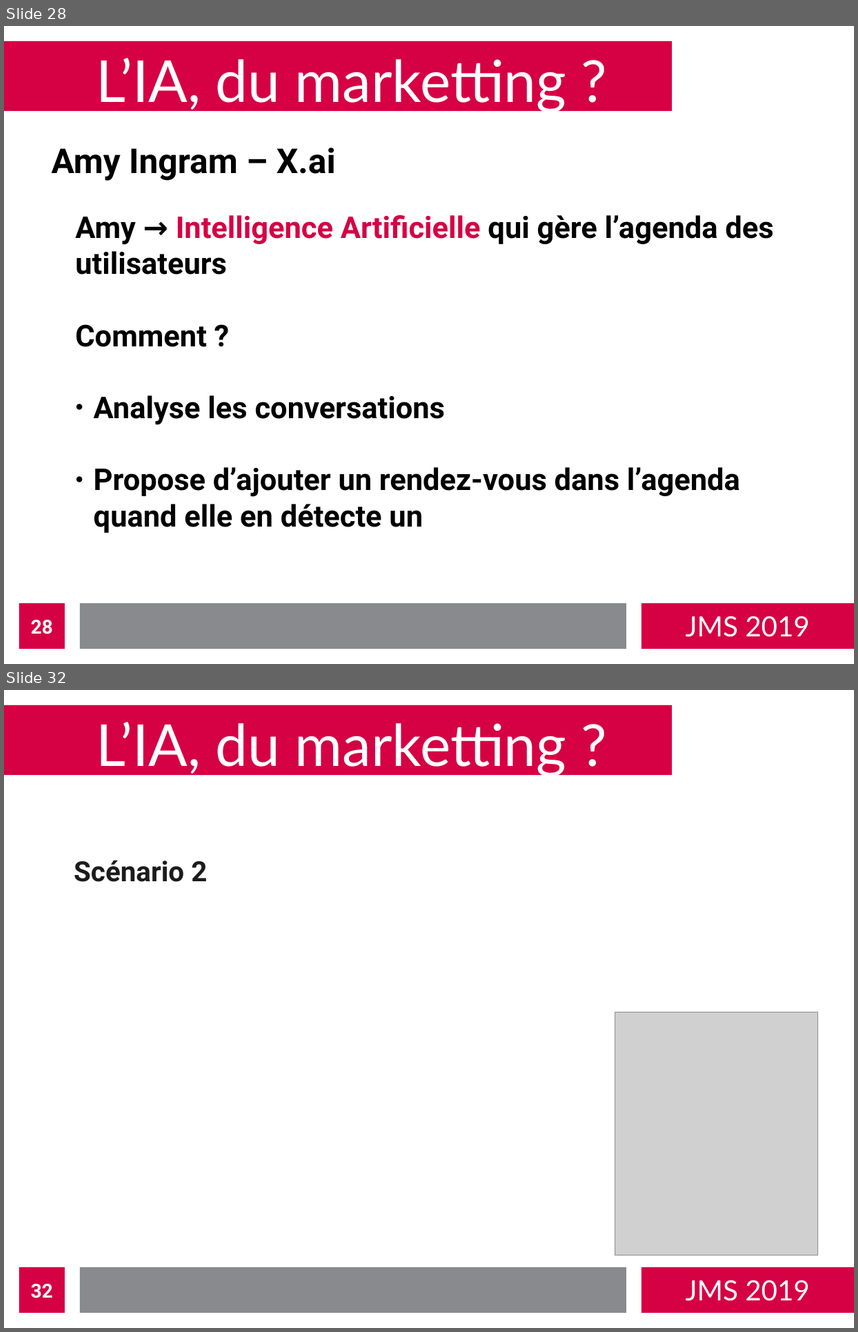
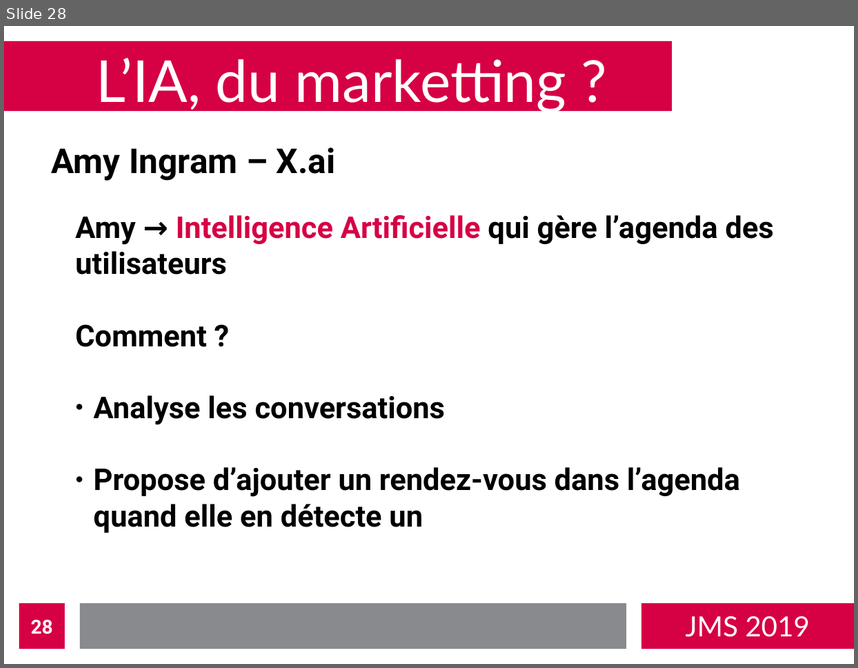
Before and after one commit to bastienvanderplaetse/JMS-2019, a slide deck: presentation-expanded.odp. Shown one above the other, each under a label of ours: slides 28 and 32 before the commit, slide 28 after it; the slides between them are not shown. The pictures are 858x1332 and 858x668 pixels, drawn with LibreOffice and Linux fonts; fonts in the diff are those of the drawing; grey boxes stand for pictures. Boxes give left, top, right and bottom in pixels: in the first picture for what was removed or moved away, otherwise in the second. Text is boxed around its words. In the diff, an @@ line names an element or a change of style, - is before the commit and + after.

```diff
--- a/presentation-expanded.odp
+++ b/presentation-expanded.odp
@@ slide 32 removed at bbox=[4, 690, 854, 1328], background #FFFFFF; not listed: 4 template elements that a slide beside it also shows @@
@@ title removed at bbox=[96, 722, 567, 777] @@
-L’IA, du marketting ?
@@ text removed at bbox=[74, 860, 207, 882] @@
-Scénario 2
@@ picture removed at bbox=[616, 1012, 818, 1255] @@
@@ page number removed at bbox=[19, 1267, 65, 1312] @@
-32
```
Also in this commit, not shown: 2 slides changed, 1 slide added, 5 other slides removed, 4 other files.
